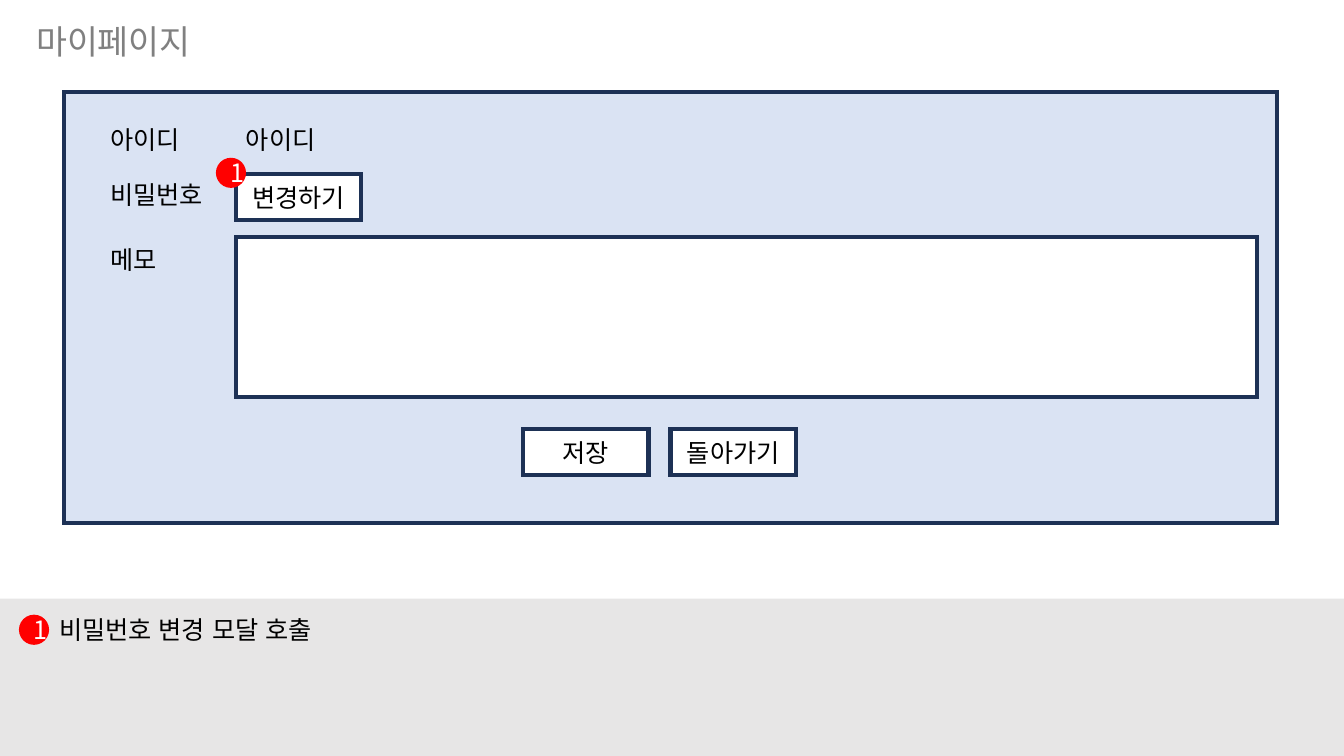
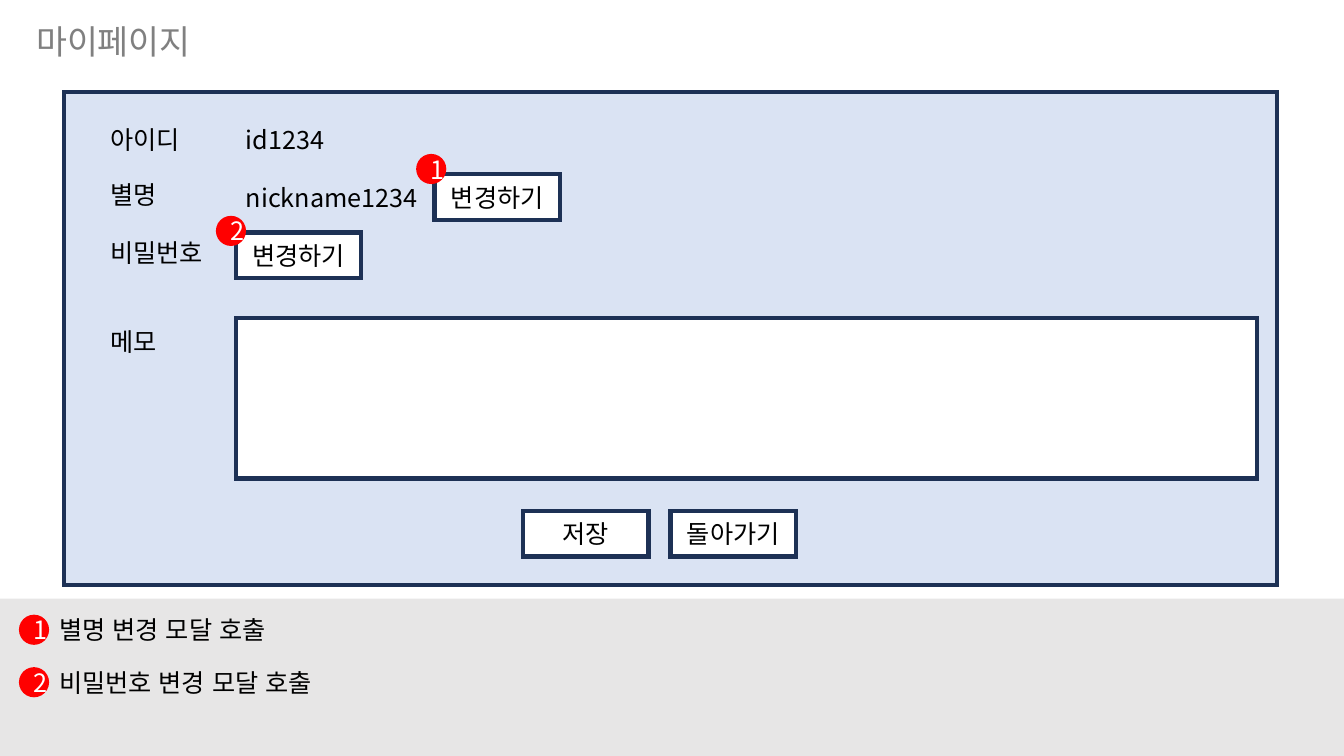
Before and after one commit to yhoo0094/miniPX, a slide deck: slide 7 of 산출물/화면정의서/MiniPX_화면정의서_V0.3.pptx (slide 6 before the commit). Drawn at 1344x756 pixels with LibreOffice and Linux fonts; fonts in the diff are those of the drawing. Boxes give left, top, right and bottom in pixels: in the first picture for what was removed or moved away, otherwise in the second. Text is boxed around its words. In the diff, an @@ line names an element or a change of style, - is before the commit and + after.

```diff
--- a/산출물/화면정의서/MiniPX_화면정의서_V0.3.pptx
+++ b/산출물/화면정의서/MiniPX_화면정의서_V0.3.pptx
@@ rectangle: place and size @@
-rectangle at <box>65,92,1277,523</box>
+rectangle at <box>65,92,1277,585</box>
@@ text at <box>246,129,324,150</box>: text changed @@
-아이디
+id1234
@@ ellipse "1": place and size @@
-ellipse "1" at <box>216,158,246,189</box>
+ellipse "1" at <box>416,154,447,185</box>
@@ rectangle "변경하기": place and size @@
-rectangle "변경하기" at <box>236,174,361,220</box>
+rectangle "변경하기" at <box>435,174,560,220</box>
@@ text added at <box>110,183,156,206</box>, 18 pt, text #000000 @@
+별명
@@ text added at <box>246,187,418,208</box>, 18 pt, text #000000 @@
+nickname1234
@@ text "비밀번호": place and size @@
-text "비밀번호" at <box>110,183,203,206</box>
+text "비밀번호" at <box>110,241,203,264</box>
@@ ellipse added at <box>216,216,246,246</box>, fill #FF0000, 18 pt, text #FFFFFF @@
+2
@@ rectangle added at <box>236,233,361,278</box>, fill #FFFFFF, outline #1E3256 3 pt, 18 pt, text #000000 @@
+변경하기
@@ 3 rectangles, 1 text: place and size @@
-3 rectangles, 1 text at <box>110,237,1257,475</box>
+3 rectangles, 1 text at <box>110,319,1257,557</box>
@@ text at <box>59,618,265,641</box>: text changed @@
-비밀번호 변경 모달 호출
+별명 변경 모달 호출
@@ rectangle added at <box>0,651,1344,756</box>, fill #E7E6E6 @@
@@ ellipse added at <box>19,667,49,698</box>, fill #FF0000, 18 pt, text #FFFFFF @@
+2
@@ text added at <box>59,671,312,694</box>, 18 pt, text #000000 @@
+비밀번호 변경 모달 호출
```
Also in this commit, not shown: 1 other slide changed, 1 slide added, 16 other files.
